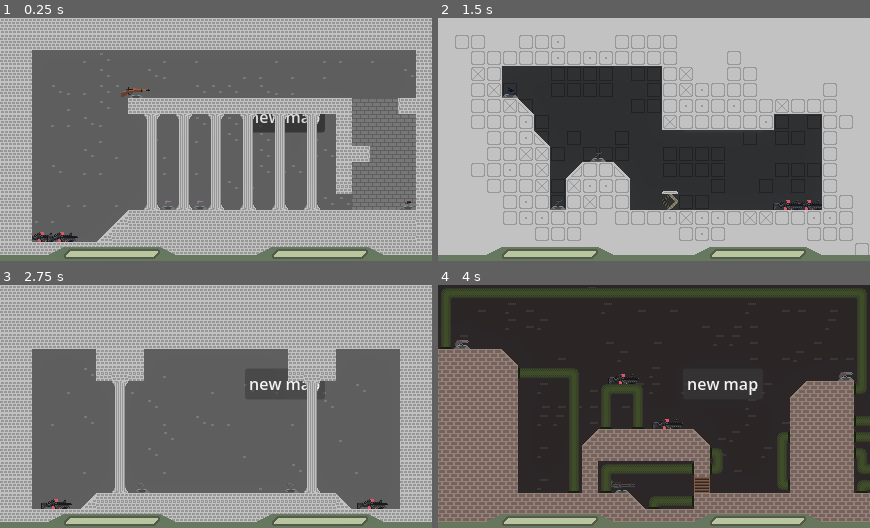
Above: before the commit, frames 1-4 (two rows, left to right).
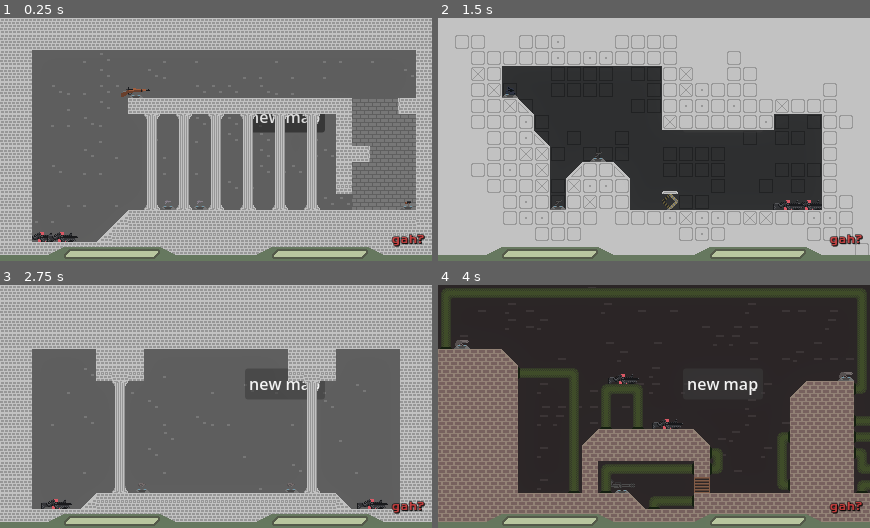
Above: after the commit, the same moments.

Repository: snuggyizme/horse-fishstick
Game: Godot game, scene res://scenes/main.tscn
Two runs of this game, one before a commit and one after it. Both use one fixed random seed, a clock stepped at 60 frames per second and the inputs below. The project has no main scene, so this scene is started directly.
Inputs:
- Up to frame 1 (0.25 s): no input
- Up to frame 2 (1.5 s): click "new map" at 0.5 s; click "new map" at 1.25 s
- Up to frame 3 (2.75 s): click "new map" at 2 s
- Up to frame 4 (4 s): tap Enter at 2.75 s; tap Space at 3.5 s

The runs differ from the first frame. In frame 1, 0.3% of the frame differs, in the area x 90-99%, y 88-95%; in frame 2, 0.3%; in frame 3, 0.3%; in frame 4, 0.3%.

Commit message:
kill feed is aight but i cant move for my life gonna rip it up

Diff:
--- a/scenes/ui.tscn
+++ b/scenes/ui.tscn
@@ -2,6 +2,7 @@
 
 [ext_resource type="Texture2D" uid="uid://clk2korhoh8wj" path="res://assets/sprites/uibottombar.png" id="1_nt7q6"]
 [ext_resource type="Script" uid="uid://ygr1nrog623c" path="res://scripts/ui.gd" id="1_x4jx1"]
+[ext_resource type="FontFile" uid="uid://b6vs2mj480kyp" path="res://assets/fonts/toxigenesis bd.otf" id="3_yev5y"]
 
 [sub_resource type="StyleBoxEmpty" id="StyleBoxEmpty_nt7q6"]
 
@@ -14,6 +15,12 @@
 anti_aliasing = false
 
 [sub_resource type="StyleBoxEmpty" id="StyleBoxEmpty_x4jx1"]
+
+[sub_resource type="FontVariation" id="FontVariation_gdt2y"]
+base_font = ExtResource("3_yev5y")
+spacing_glyph = 1
+
+[sub_resource type="StyleBoxEmpty" id="StyleBoxEmpty_wm3ai"]
 
 [node name="ui" type="Node2D" unique_id=1658613418]
 script = ExtResource("1_x4jx1")
@@ -47,3 +54,23 @@
 value = 100.0
 allow_lesser = true
 show_percentage = false
+
+[node name="feed" type="RichTextLabel" parent="." unique_id=112948982]
+z_index = 10
+offset_left = -75.0
+offset_top = 67.0
+offset_right = 209.0
+offset_bottom = 107.0
+theme_override_colors/default_color = Color(1, 0.27999997, 0.27999997, 0.69803923)
+theme_override_colors/font_shadow_color = Color(0, 0, 0, 1)
+theme_override_constants/outline_size = 3
+theme_override_fonts/normal_font = SubResource("FontVariation_gdt2y")
+theme_override_font_sizes/normal_font_size = 11
+theme_override_font_sizes/bold_font_size = 11
+theme_override_font_sizes/bold_italics_font_size = 11
+theme_override_font_sizes/italics_font_size = 11
+theme_override_font_sizes/mono_font_size = 11
+theme_override_styles/normal = SubResource("StyleBoxEmpty_wm3ai")
+text = "gah?"
+horizontal_alignment = 2
+vertical_alignment = 2
--- a/scripts/player.gd
+++ b/scripts/player.gd
@@ -1,14 +1,14 @@
 extends CharacterBody2D
 
 signal damaged(damage, hp)
-signal death(murderer, weapon)
+signal death(murderer, victim, weapon)
 
 var hp := 100.0
 
 var maxSpeed = 400
 const acceleration = 140.0
 const friction = 34
-var jumpSpeed = -230.0
+var jumpSpeed = -210.0
 const wallJumpSpeed = -210.0 # fuc kyou
 const airFriction = 10
 
@@ -56,7 +56,7 @@
 		if self.name == "player1":
 			otherPlayer = "player2"
 
-		emit_signal("death", otherPlayer, opponentGun.displayName)
+		emit_signal("death", otherPlayer, self.name, opponentGun.displayName)
 		queue_free()
 
 	emit_signal("damaged", opponentGun.damage, hp)
@@ -87,12 +87,12 @@
 
 		wallJumps -= 1
 
-		var wallSpeedX = 160
+		var wallSpeedX = 130
 		if Input.get_axis(inputPrefix + "left", inputPrefix + "right") == -wallNormal:
 			velocity.y = wallJumpSpeed * 1.3
 		else:
 			velocity.y = wallJumpSpeed
-			wallSpeedX = 390
+			wallSpeedX = 360
 
 		velocity.x = wallNormal * wallSpeedX
 
--- a/scripts/ui.gd
+++ b/scripts/ui.gd
@@ -1,27 +1,30 @@
 extends Node2D
 
-var p1
-var p2
+var player1
+var player2
 var p1_hp := 100
 var p2_hp := 100
 @onready var p1_bar: ProgressBar = $p1_hp
 @onready var p2_bar: ProgressBar = $p2_hp
+@onready var killFeed: RichTextLabel = $feed
+
+var killFeedText = []
 
 func _ready():
 	Maploader.ui = self
 	Maploader.playerReady.connect(bindPlayers)
 
 func bindPlayers(p1, p2):
-	if self.p1:
-		if self.p1.damaged.is_connected(_onPlayerOneHit):
-			self.p1.damaged.disconnect(_onPlayerOneHit)
+	self.player1 = p1
+	self.player2 = p2
 
-	if self.p2:
-		if self.p2.damaged.is_connected(_onPlayerTwoHit):
-			self.p2.damaged.disconnect(_onPlayerTwoHit)
+	if self.player1:
+		if self.player1.damaged.is_connected(_onPlayerOneHit):
+			self.player1.damaged.disconnect(_onPlayerOneHit)
 
-	self.p1 = p1
-	self.p2 = p2
+	if self.player1:
+		if self.player1.damaged.is_connected(_onPlayerTwoHit):
+			self.player1.damaged.disconnect(_onPlayerTwoHit)
 
 	self.p1_hp = p1.hp
 	self.p2_hp = p2.hp
@@ -32,6 +35,11 @@
 	if not p2.damaged.is_connected(_onPlayerTwoHit):
 		p2.damaged.connect(_onPlayerTwoHit)
 
+	if not p1.death.connect(feedAddKill):
+		p1.death.connect(feedAddKill)
+	if not p2.death.connect(feedAddKill):
+		p2.death.connect(feedAddKill)
+
 func _onPlayerOneHit(dmg, newHp):
 	p1_hp = newHp
 	updateBars()
@@ -41,7 +49,24 @@
 	updateBars()
 
 func updateBars():
-	p1_bar.value = p1.hp
-	p2_bar.value = p2.hp
+	p1_bar.value = player1.hp
+	p2_bar.value = player2.hp
 
-# KILL FEED yeah ill do next commit
+# KILL FEED BELOW ######################################################################################
+# ######################################################################################################
+# ######################################################################################################
+
+func feedAddKill(offender, victim, shiv):
+	killFeed.modulate = Color(1, 1, 1, 1)
+	killFeedText.append(offender.to_upper() + " » " + victim.to_upper() + " (" + shiv + ")")
+
+	if len(killFeedText) > 3:
+		killFeedText.pop(0)
+
+	var builtText = ""
+	for i in killFeedText:
+		builtText += i + "\n"
+	killFeed.set_text(builtText)
+
+	var tween = create_tween()
+	tween.tween_property(killFeed, "modulate", Color(0, 0, 3, 0), 5.9)
